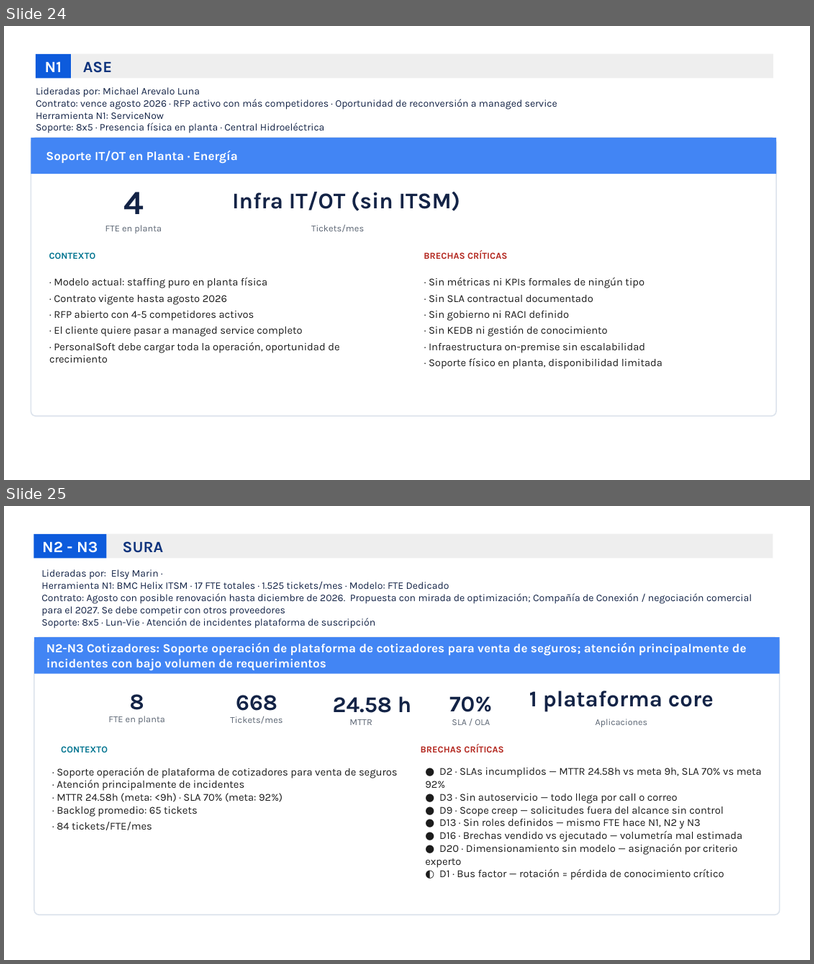
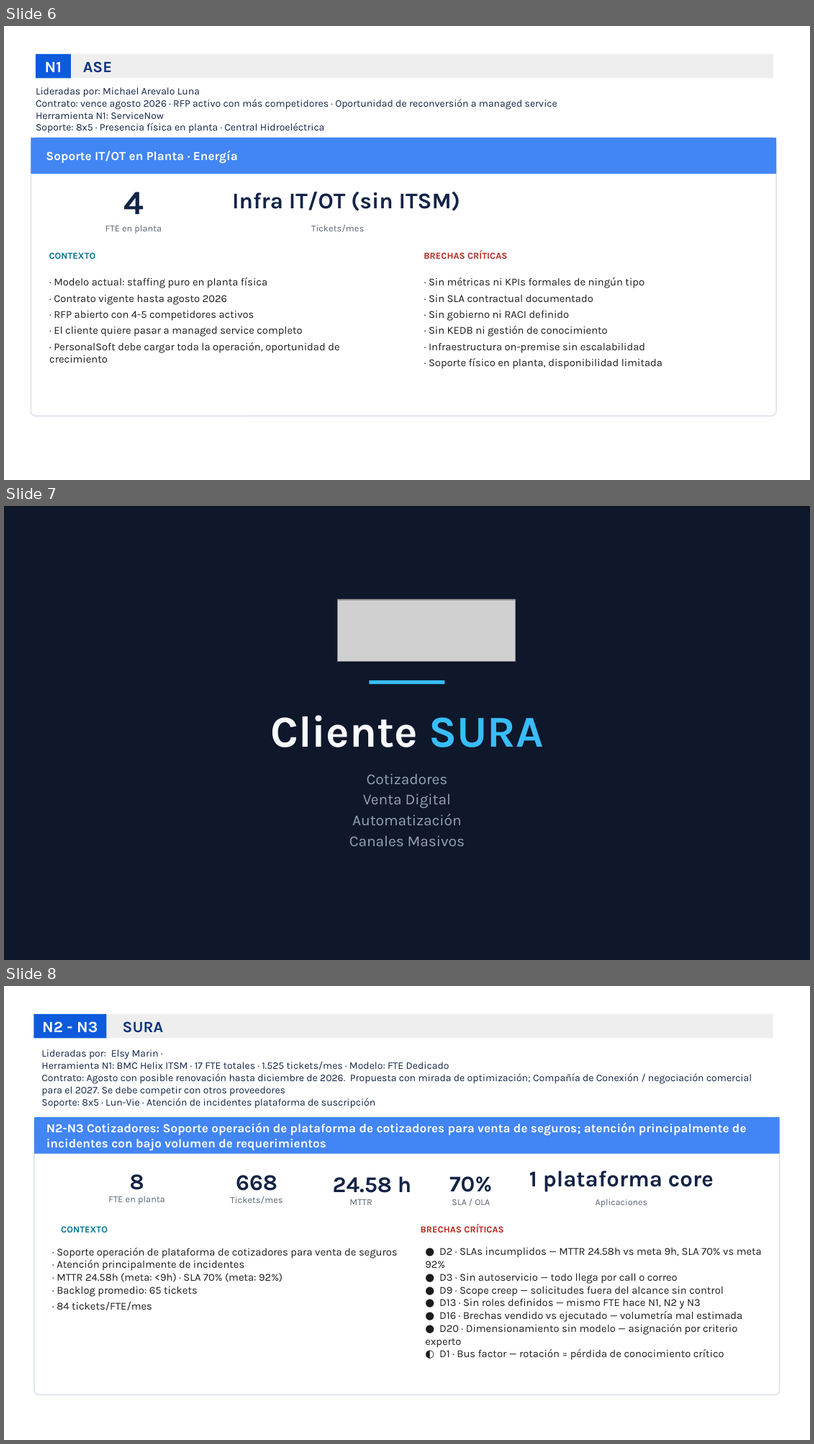
Before and after one commit to nataliazarthapersonalsoft/mesadeservicio-modernizacionaplicaciones, a slide deck: 02-Ingenieria/01-investigacion_operaciones/04-lecciones_aprendidas/Levantar lecciones aprendidas mesas actuales.pptx. Shown one above the other, each under a label of ours: slides 24 and 25 before the commit, slides 6, 7 and 8 after it. The pictures are 814x964 and 814x1444 pixels, drawn with LibreOffice and Linux fonts; fonts in the diff are those of the drawing; grey boxes stand for pictures; background and template pictures are left out. Boxes give left, top, right and bottom in pixels: in the first picture for what was removed or moved away, otherwise in the second. Text is boxed around its words. In the diff, an @@ line names an element or a change of style, - is before the commit and + after.

```diff
--- a/02-Ingenieria/01-investigacion_operaciones/04-lecciones_aprendidas/Levantar lecciones aprendidas mesas actuales.pptx
+++ b/02-Ingenieria/01-investigacion_operaciones/04-lecciones_aprendidas/Levantar lecciones aprendidas mesas actuales.pptx
@@ slide 7 added at (4, 506, 810, 960), background #0F172A @@
@@ picture added at (338, 600, 516, 662) @@
@@ rectangle added at (369, 680, 445, 685), fill #38BDF8 @@
@@ text added at (270, 715, 544, 747), 39.4 pt, text #F8FAFC, bold @@
+Cliente SURA
@@ text added at (350, 773, 465, 846), 13.5 pt, text #94A3B8 @@
+Cotizadores
+Venta Digital
+Automatización
+Canales Masivos
@@ what was slide 24 is now slide 6 @@
@@ what was slide 25 is now slide 8 @@
```
Also in this commit, not shown: 11 slides changed, 6 other slides added, 33 slides removed, 9 other files.
